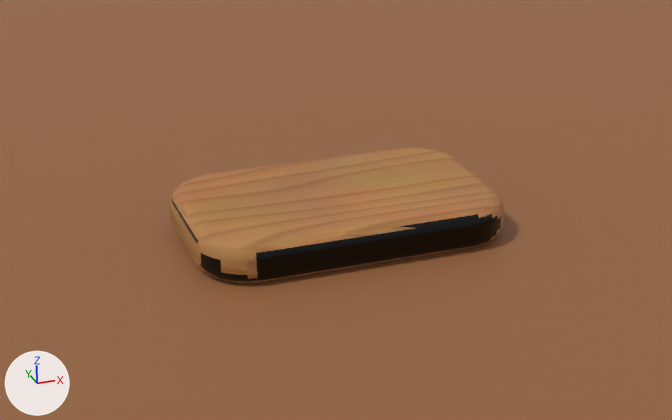
The Blender file design/3d/v2/s01-pedestal-review.blend as it was, and as the next commit left it.
Both versions are drawn from the file's camera 'Cam_S01'. The axes (+X, +Y, +Z) are drawn at lower left. The lights are the same throughout. The older version comes first.

Objects in the first picture: 'Desk_ShadowCatcher', 'S01_Pedestal'.
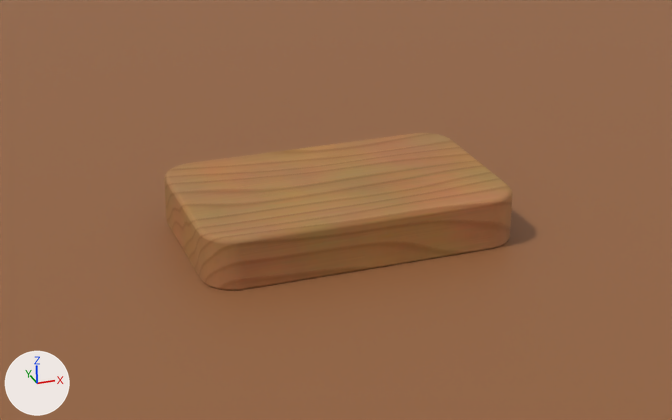
Pixel boxes (x1, y1, x2, y2) of what changed, in the pictures (672 x 420 px):
'S01_Pedestal', reshaped (16% taller): before (170, 148, 504, 283); after (164, 133, 512, 290)
part 1 of me_s01_pedestal, rebuilt: before (172, 148, 499, 249); after (166, 133, 511, 240)
part 2 of me_s01_pedestal, rebuilt (not visible before): after (208, 246, 499, 290)
part 3 of me_s01_pedestal, rebuilt: before (170, 193, 201, 265); after (164, 174, 211, 285)
part 4 of me_s01_pedestal, rebuilt (14% wider, 25% taller): before (247, 214, 501, 281); after (206, 206, 496, 290)
part 5 of me_s01_pedestal, added: after (237, 190, 512, 247)
part 6 of me_s01_pedestal, deleted: before (478, 194, 504, 219)
part 7 of me_s01_pedestal, deleted: before (173, 199, 504, 283)

The change, as a list of edits to the scene's bpy script:
```text
Change me_s01_pedestal:
    used by ob_s01_pedestal; parent = ob_s01_pedestal_root; location = (0.0, 0.0, 0.0)
    remove me_s01_pedestal.from_pydata(...)  # 705 vertices, 1052 faces; spans x -0.0205..0.0205, y -0.0128..0.0128, z 0.0..0.0052
    add me_s01_pedestal.from_pydata(...)  # 545 vertices, 788 faces; spans x -0.0205..0.0205, y -0.0128..0.0128, z 0.0..0.0068
    me_s01_pedestal part 1: the loose piece of 152 vertices spanning x -0.0202..0.0198, y -0.0121..0.0125, z 0.0045..0.0052 is rebuilt with 123 vertices and now spans x -0.0203..0.0203, y -0.0126..0.0125, z 0.0066..0.0068
    me_s01_pedestal part 2: the loose piece of 147 vertices spanning x -0.0201..0.0198, y -0.0125..0.0121, z 0.0..0.0007 is rebuilt with 118 vertices and now spans x -0.0205..0.0205, y -0.0128..0.0127, z 0.0..0.0002
    me_s01_pedestal part 3: the loose piece of 56 vertices spanning x -0.0205..-0.0174, y -0.008..0.0115, z 0.0007..0.0045 is rebuilt with 44 vertices and now spans x -0.0205..-0.0195, y -0.011..0.011, z 0.0002..0.0066
    me_s01_pedestal part 4: the loose piece of 46 vertices spanning x -0.0157..0.0185, y -0.0128..-0.0107, z 0.0007..0.0045 is rebuilt with 47 vertices and now spans x -0.02..0.0169, y -0.0128..-0.0104, z 0.0..0.0066
    me_s01_pedestal part 5: a new loose piece of 47 vertices spanning x -0.0169..0.0203, y -0.0128..-0.0098, z 0.0002..0.0066, in mat_s01_pedestal_oak
    me_s01_pedestal part 6: the loose piece of 41 vertices spanning x 0.0145..0.0204, y -0.0124..0.0079, z 0.0034..0.0049 is deleted
    me_s01_pedestal part 7
    143 vertices are removed from x -0.0204..0.0204, y -0.0126..0.0079, z 0.0003..0.0049
    180 faces are deleted
    me_s01_pedestal part 8: the surface is now shaded smooth
    other edits to the shape of me_s01_pedestal do not show in these pictures
```
